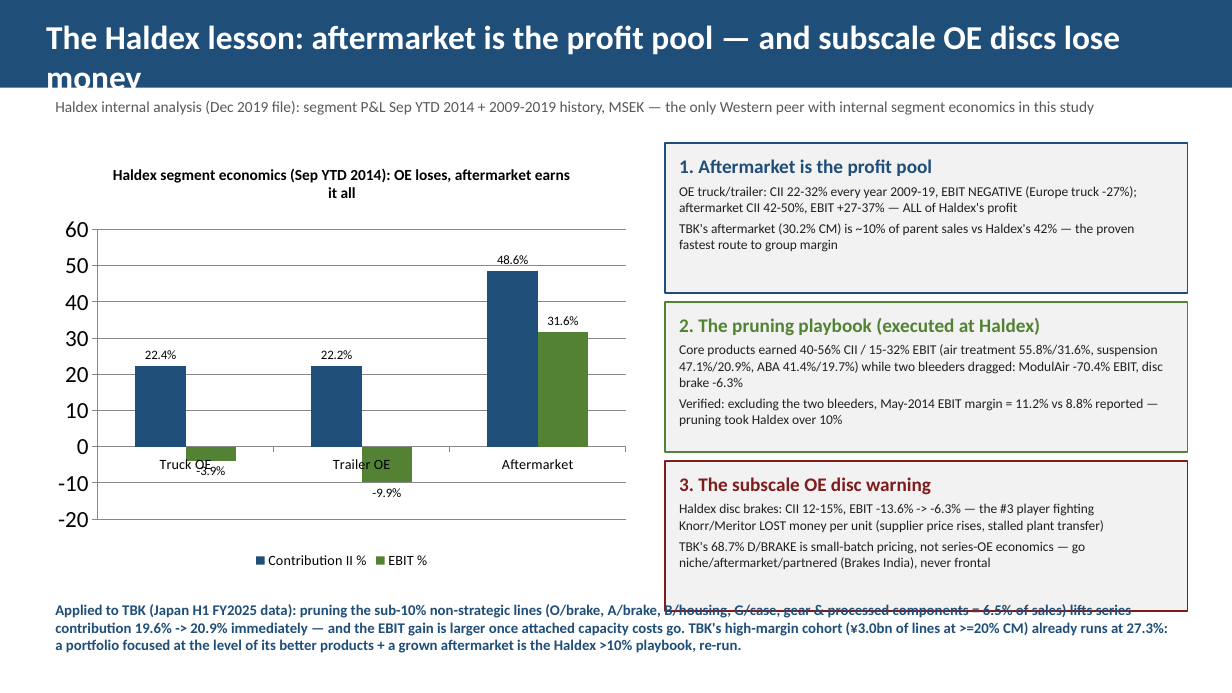
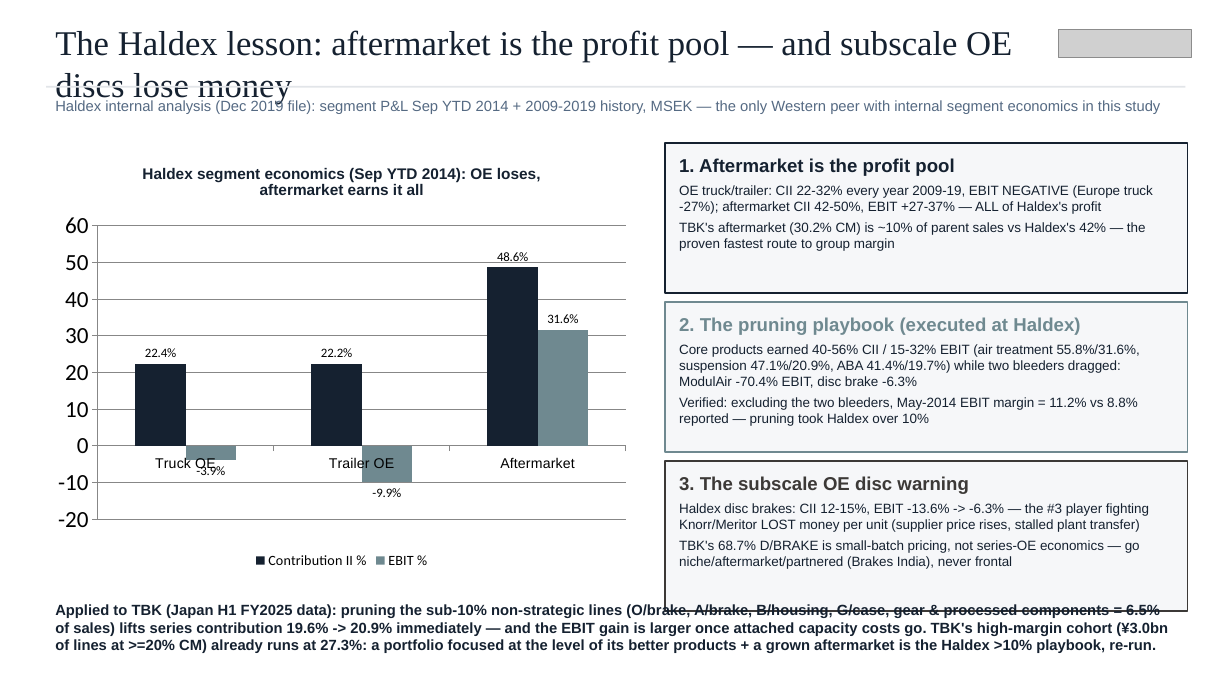
Before and after one commit to charette-lab/Claude, a slide deck: slide 13 of TBK_rd_gap_slides.pptx. Drawn at 1232x693 pixels with LibreOffice and Linux fonts; fonts in the diff are those of the drawing; grey boxes stand for pictures. Boxes give left, top, right and bottom in pixels: in the first picture for what was removed or moved away, otherwise in the second. Text is boxed around its words. In the diff, an @@ line names an element or a change of style, - is before the commit and + after.

```diff
--- a/TBK_rd_gap_slides.pptx
+++ b/TBK_rd_gap_slides.pptx
@@ text "The Haldex lesson: aftermarket is ...": place and size @@
-text "The Haldex lesson: aftermarket is ..." at box(0, 0, 1232, 88)
+text "The Haldex lesson: aftermarket is ..." at box(55, 30, 1012, 104)
@@ text "The Haldex lesson: aftermarket is ..." at box(55, 30, 1012, 104): size 26 to 27 pt, font Calibri to Times New Roman, text colour #FFFFFF to #152130, bold off; fill #1F4E78 to none @@
@@ picture added at box(1058, 30, 1192, 57) @@
@@ rectangle added at box(46, 86, 1186, 88), fill #E2E5E9 @@
@@ text "Haldex internal analysis (Dec 2019 ..." at box(55, 99, 1160, 114): size 12 to 11.5 pt, font Calibri to Arial, text colour #595959 to #556A83 @@
@@ column chart at box(46, 148, 638, 573) @@
@@ colour of Contribution II % #1F4E78 to #152130 @@
@@ colour of EBIT % #548235 to #6F8990 @@
@@ category axis changed @@
@@ rectangle "1. Aftermarket is the profit ..." at box(665, 143, 1188, 293): size 15 to 14.5 pt, text colour #1F4E78 to #152130 in "1. Aftermarket is the profit pool"; font Calibri to Arial; text colour #202020 to #152130 in "OE truck/trailer: CII 22-32% every year 2009-19, ...", "TBK's aftermarket (30.2% CM) is ~10% of ..."; fill #F2F2F2 to #F6F7F9; outline #1F4E78 1.25 pt to #152130 1.25 pt @@
@@ rectangle "2. The pruning playbook (executed ..." at box(665, 302, 1188, 452): size 15 to 14.5 pt, text colour #548235 to #6F8990 in "2. The pruning playbook (executed at Haldex)"; font Calibri to Arial; text colour #202020 to #152130 in "Core products earned 40-56% CII / 15-32% ...", "Verified: excluding the two bleeders, May-2014 EBIT ..."; fill #F2F2F2 to #F6F7F9; outline #548235 1.25 pt to #6F8990 1.25 pt @@
@@ rectangle "3. The subscale OE disc ..." at box(665, 461, 1188, 611): size 15 to 14.5 pt, text colour #7F1D1D to #3C3937 in "3. The subscale OE disc warning"; font Calibri to Arial, text colour #202020 to #152130; fill #F2F2F2 to #F6F7F9; outline #7F1D1D 1.25 pt to #3C3937 1.25 pt @@
@@ text "Applied to TBK (Japan H1 ..." at box(55, 603, 1168, 653): font Calibri to Arial, text colour #1F4E78 to #152130 @@
```
Also in this commit, not shown: 26 other slides changed, 3 other files.
